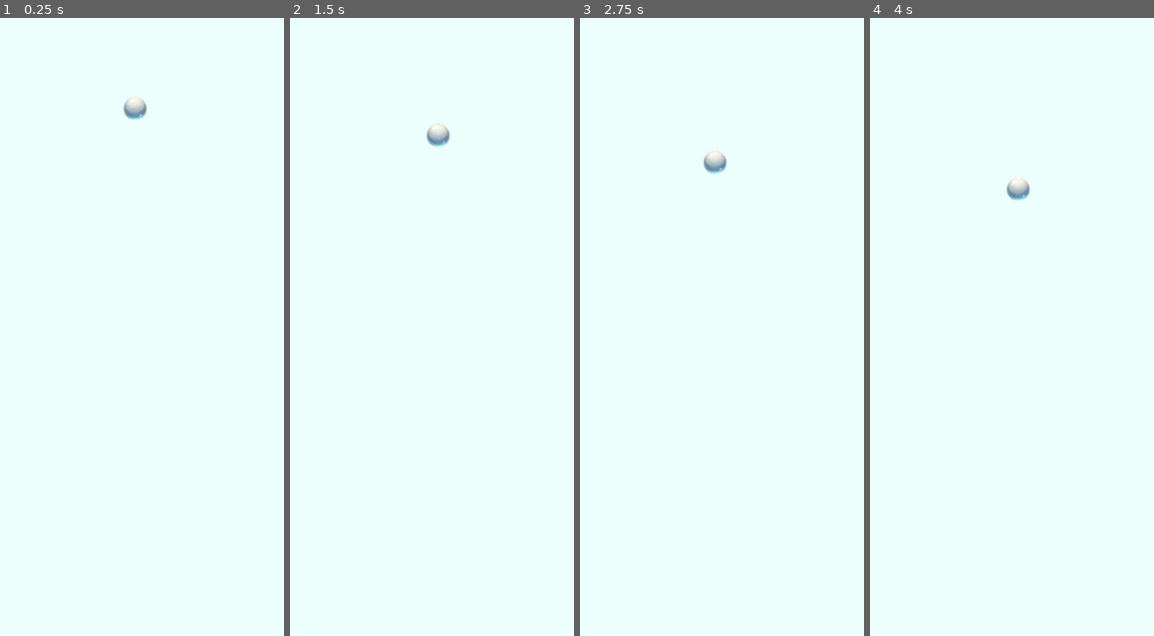
Above: before the commit, frames 1-4 (left to right).
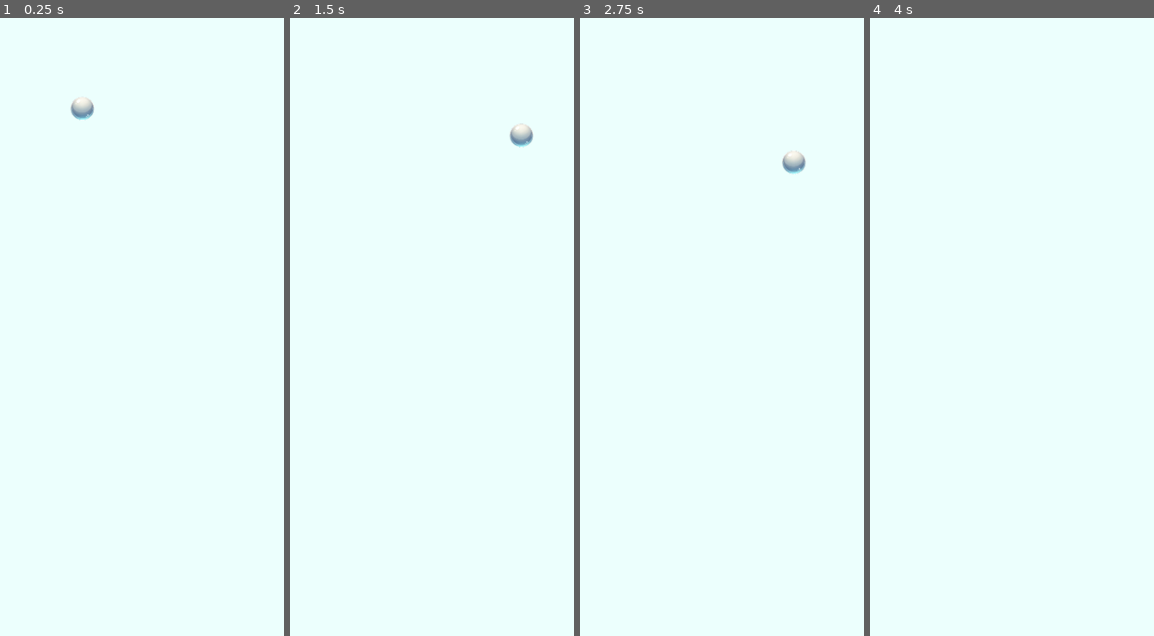
Above: after the commit, the same moments.

Repository: haytham10/Twisted-Trails
Game: Godot game, scene res://scenes/game.tscn
The game is run twice, just before and just after one commit, with the same random seed, the same clock (stepped at 60 frames per second) and the same inputs.
Inputs:
- Up to frame 1 (0.25 s): no input
- Up to frame 2 (1.5 s): hold Right (move_right) from 0.53 s (still down)
- Up to frame 3 (2.75 s): release Right (move_right) at 2.03 s; hold Left (move_left) from 2.03 s (still down)
- Up to frame 4 (4 s): release Left (move_left) at 2.78 s; hold Right (move_right) from 2.78 s (still down)

The runs differ from the first frame. In frame 1, 0.4% of the frame differs, in the area x 24-52%, y 12-17%; in frame 2, 0.4%, in the area x 48-86%, y 17-21%; in frame 3, 0.4%; in frame 4, 0.2%.

Commit message:
update

Diff:
--- a/scenes/game.tscn
+++ b/scenes/game.tscn
@@ -15,8 +15,8 @@
 
 [node name="Camera2D" type="Camera2D" parent="Ball"]
 position = Vector2(0, 502.479)
-limit_left = -540
-limit_right = 540
+limit_left = -90
+limit_right = 90
 limit_smoothed = true
 position_smoothing_enabled = true
 position_smoothing_speed = 15.0
Not shown: 1 places in scenes/ball.tscn that only renumber resources
Not shown: 1 places in scenes/game.tscn that only renumber resources
